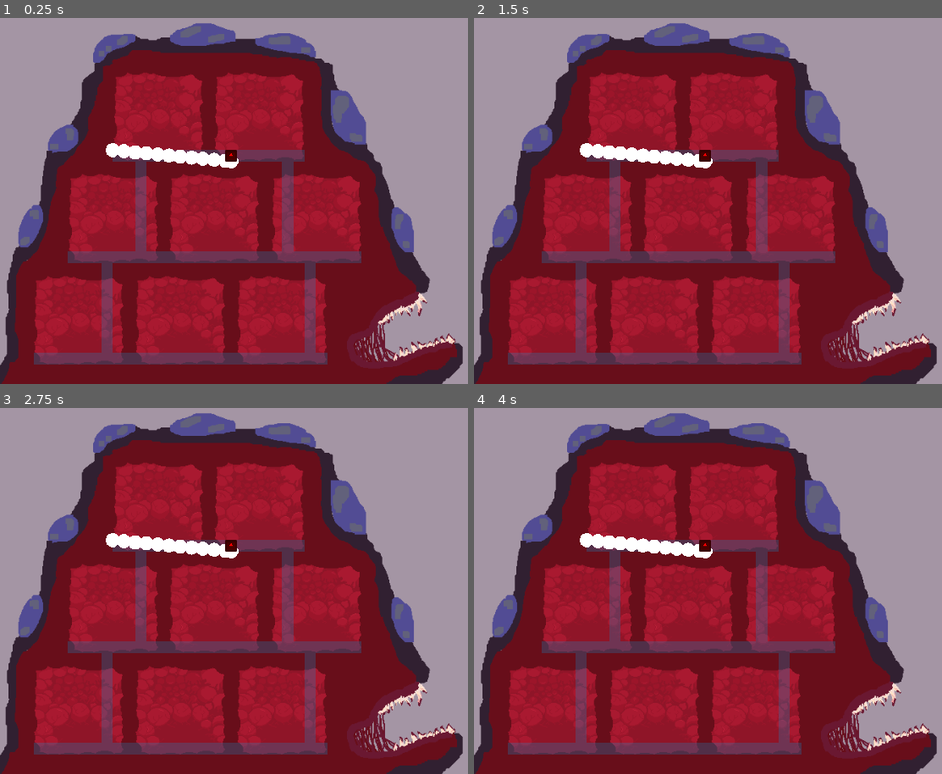
Above: before the commit, frames 1-4 (two rows, left to right).
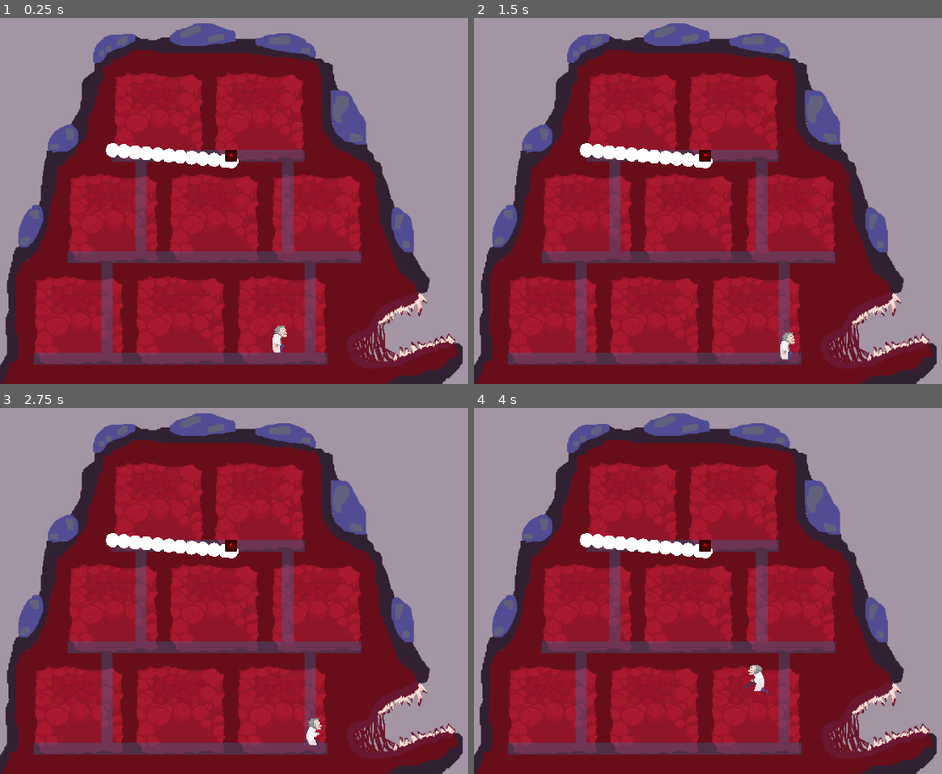
Above: after the commit, the same moments.

Repository: schnuet/ld-game-2020-4
Game: Godot game, scene res://rooms/main.tscn
The game is run twice, just before and just after one commit, with the same random seed, the same clock (stepped at 60 frames per second) and the same inputs. This scene is started directly instead of the project's main scene. The engine's default icon, where the game draws it, is replaced by a stand-in: a white triangle on a blue panel in a dark square.
Inputs (mouse positions are in pixels of both pictures, inside the frame that each line leads up to):
- Up to frame 1 (0.25 s): no input
- Up to frame 2 (1.5 s): move the mouse to (outside the picture) at 0.52 s; hold D (right) 0.53-1.28 s; tap Space (trigger_action) at 0.6, 1.35 s; click (outside the picture) at 0.67 s; move the mouse to (675, 211) at 1.27 s; hold S (down) from 1.28 s (still down)
- Up to frame 3 (2.75 s): tap Enter at 2 s; move the mouse to (407, 499) at 2.02 s; release S (down) at 2.03 s; hold D (right) from 2.03 s (still down); tap Space (trigger_action) at 2.1 s
- Up to frame 4 (4 s): tap Space (trigger_action) at 2.75, 2.85, 3.6 s; move the mouse to (778, 660) at 2.77 s; release D (right) at 2.78 s; hold W (up) 2.78-3.53 s; click (778, 660) at 2.92 s; move the mouse to (outside the picture) at 3.52 s; hold A (left) from 3.53 s (still down)

The runs differ from the first frame. In frame 1, 0.2% of the frame differs, in the area x 58-62%, y 84-92%; in frame 2, 0.2%; in frame 3, 0.2%; in frame 4, 0.2%, in the area x 58-63%, y 70-79%.

Commit message:
Add player to main-room

Diff:
--- a/rooms/main.tscn
+++ b/rooms/main.tscn
@@ -1,7 +1,8 @@
-[gd_scene load_steps=14 format=2]
+[gd_scene load_steps=15 format=2]
 
 [ext_resource path="res://objects/Minions/Minion.tscn" type="PackedScene" id=1]
 [ext_resource path="res://Test.gd" type="Script" id=2]
+[ext_resource path="res://objects/Player.tscn" type="PackedScene" id=3]
 [ext_resource path="res://sprites/tiles/Collision.png" type="Texture" id=4]
 [ext_resource path="res://sprites/tiles/Navigation.png" type="Texture" id=5]
 [ext_resource path="res://objects/Ladder.tscn" type="PackedScene" id=6]
@@ -161,3 +162,6 @@
 tile_data = PoolIntArray( 393225, 4, 0, 393243, 4, 0, 458761, 4, 0, 458779, 4, 0, 524297, 4, 0, 524315, 4, 0, 589833, 4 …(1729 unchanged characters)…
 
 [node name="Minion" parent="." instance=ExtResource( 1 )]
+
+[node name="Player" parent="." instance=ExtResource( 3 )]
+position = Vector2( 397.759, 460.06 )
